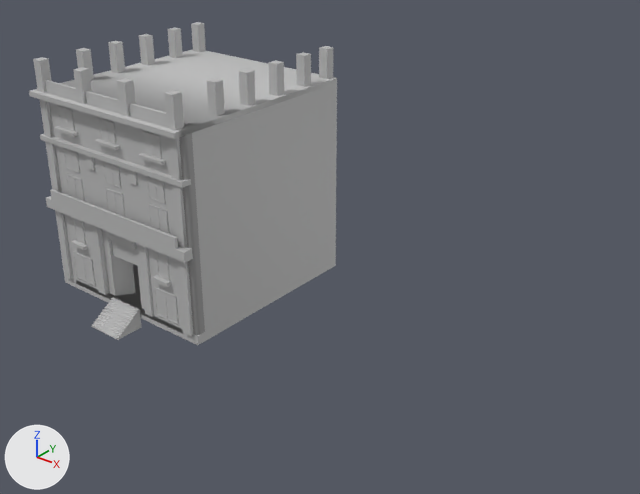
The FBX model Content/Havana/Mesh/Build04/Build04_Block.fbx, before and after one commit.
Camera for both pictures: a camera (50 mm lens) standing at (-80.8, -193.1, 47.4) and looking at (-126.7, -135.7, 11.9). Arrows for +X, +Y and +Z are at lower left; the lights stay in place. The older version comes first. Where no turn or scale is listed for an object, it has been applied to the vertices. Vertices at exactly the same position are counted once.

Script lines for the objects in view, before the commit:
```python
me_mesh = bpy.data.meshes.new('Mesh')
me_mesh.from_pydata(...)  # 2011 vertices, 3749 faces; spans x 0.0..20.0, y -3.0..21.0, z -1.0..24.0
# faces by material slot: [3252, 349, 148]
me_mesh.materials.append(mat_lambert2)  # grey #bcbcbc
me_mesh.materials.append(mat_mi_block_02)  # grey #969696
me_mesh.materials.append(mat_default_material)  # grey #bcbcbc
ob_build04_block = bpy.data.objects.new('Build04_Block', me_mesh)
ob_build04_block.location = (-153.89, -144.94, 2.95)
```
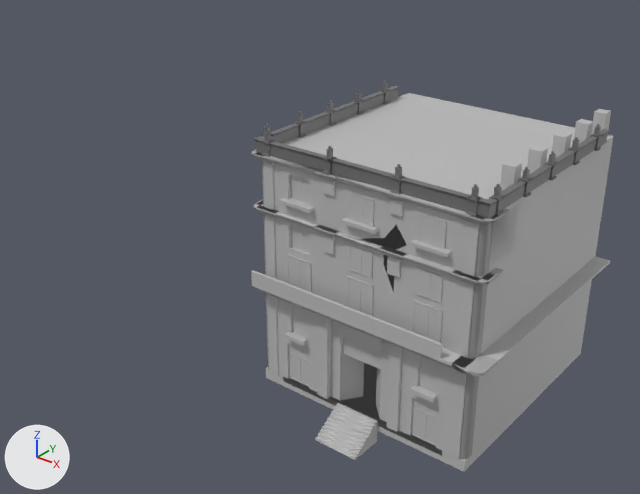
Changed parts and their boxes (x1, y1, x2, y2) in the pictures (640 x 494 px; the box of a moved part takes in the faces that stretch with it):
'Build04_Block', reshaped, moved (17% wider, 21% taller): before (29, 22, 337, 345); after (251, 81, 613, 472)
part 1 of me_mesh, moved or reshaped: before (168, 137, 193, 336); after (447, 221, 479, 459)
part 2 of me_mesh, moved or reshaped: before (156, 251, 170, 281); after (419, 356, 436, 391)
part 3 of me_mesh, moved or reshaped: before (157, 255, 167, 280); after (420, 362, 436, 392)
part 4 of me_mesh, moved or reshaped: before (157, 252, 168, 280); after (421, 357, 436, 391)
part 5 of me_mesh, added: after (290, 175, 309, 204)
part 6 of me_mesh, moved or reshaped: before (66, 109, 73, 130); after (302, 178, 309, 202)
part 7 of me_mesh, added: after (291, 225, 310, 253)
part 8 of me_mesh, moved or reshaped: before (64, 149, 72, 169); after (292, 225, 301, 249)
part 9 of me_mesh, moved or reshaped: before (50, 189, 178, 249); after (251, 270, 442, 358)
part 10 of me_mesh, moved or reshaped: before (82, 255, 95, 286); after (292, 304, 302, 336)
part 11 of me_mesh, moved or reshaped: before (74, 218, 84, 244); after (294, 305, 305, 336)
part 12 of me_mesh, rebuilt: before (39, 99, 73, 279); after (263, 161, 279, 375)
part 13 of me_mesh, rebuilt (48% wider, 37% taller): before (46, 196, 193, 263); after (252, 283, 470, 375)
part 14 of me_mesh, deleted: before (58, 22, 206, 324)
part 15 of me_mesh, built on: before (29, 27, 333, 290); after (252, 81, 613, 453)

What the commit changed:
Material 'lambert4' (mat_lambert4) is new.
Its base color is (0.16, 0.16, 0.16) (grey #6f6f6f).
Material 'standardSurface1' (mat_standardsurface1) is new.
Its base color is (0.4, 0.4, 0.4) (grey #aaaaaa).
me_mesh is used by ob_build04_block; location (-153.89, -144.94, 2.95).
me_mesh had 2011 vertices, 3749 faces and spanned x 0.0..20.0, y -3.0..21.0, z -1.0..24.0.
me_mesh now has 6322 vertices, 12375 faces and spans x -0.6..21.4, y -3.0..21.0, z -1.0..23.0.
me_mesh part 1: the loose piece of 16 vertices spanning x 18.5..19.5, y -0.3..0.7, z 1.0..20.5 is moved by (0.0, 0.2, 0.0).
me_mesh part 2: the loose piece of 16 vertices spanning x 15.3..16.8, y -0.1..0.0, z 5.6..8.6 is moved by (0.2, 0.3, 0.0).
me_mesh part 3: the loose piece of 16 vertices spanning x 15.4..16.7, y -0.1..0.0, z 5.8..8.5 is moved by (0.2, 0.3, 0.0).
me_mesh part 4: the loose piece of 4 vertices spanning x 15.4..16.6, y -0.1, z 5.8..8.5 is moved by (0.2, 0.3, 0.0).
me_mesh part 5: the loose piece of 28 vertices spanning x 2.9..5.0, y -0.1..0.0, z 17.8..19.9 is copied, and the copy is moved by (0.0, 0.3, 0.0); it spans x 2.9..5.0, y 0.3, z 17.8..19.9.
me_mesh part 6: the loose piece of 4 vertices spanning x 4.1..4.9, y -0.1, z 17.9..19.8 is moved by (0.0, 0.3, 0.0).
me_mesh part 7: the loose piece of 31 vertices spanning x 2.9..5.0, y -0.1..0.0, z 13.6..15.7 is copied, and the copy is moved by (0.0, 0.3, 0.0); it spans x 2.9..5.0, y 0.3, z 13.6..15.7.
me_mesh part 8: the loose piece of 4 vertices spanning x 3.1..3.9, y -0.1, z 13.7..15.6 is moved by (0.0, 0.3, 0.0).
me_mesh part 9: the loose piece of 8 vertices spanning x 1.0..19.0, y -0.9..-0.6, z 10.0..11.1 is moved by (-1.0, -0.5, 0.0).
me_mesh part 10: the loose piece of 16 vertices spanning x 3.7..5.2, y -0.1..0.0, z 1.4..4.4 is moved by (-0.7, 0.3, 4.3).
me_mesh part 11: the loose piece of 4 vertices spanning x 3.2..4.4, y -0.1, z 5.8..8.5 is moved by (0.0, 0.3, 0.0).
me_mesh part 12: the loose piece of 16 vertices spanning x 0.5..1.5, y -0.3..0.7, z 1.0..20.5 is rebuilt with 16 vertices and now spans x 0.5..1.5, y -0.1..0.9, z 1.0..20.5.
me_mesh part 13: the loose piece of 8 vertices spanning x 0.0..20.0, y -0.9..0.1, z 9.0..10.0 is rebuilt with 14 vertices and now spans x 0.0..20.0, y -1.4..0.0, z 9.0..10.0.
me_mesh part 14: 32 loose pieces with 248 vertices, spanning x 0.5..18.5, y -0.1..21.0, z 0.5..24.0, are deleted.
me_mesh part 15: 201 vertices removed from x 0.0..20.0, y -1.0..21.0, z 5.4..24.0; 4695 vertices added at x -0.6..21.4, y -1.4..21.0, z 1.0..23.0.
Other edits to the shape of me_mesh do not show in these pictures.
me_mesh no longer uses material mat_default_material (grey #bcbcbc).
me_mesh gains material mat_standardsurface1 (grey #aaaaaa).
me_mesh gains material mat_lambert4 (grey #6f6f6f).
Object 'Build04_Block' (ob_build04_block) moves from (-153.89, -144.94, 2.95) to (-125.37, -144.94, 2.95).
